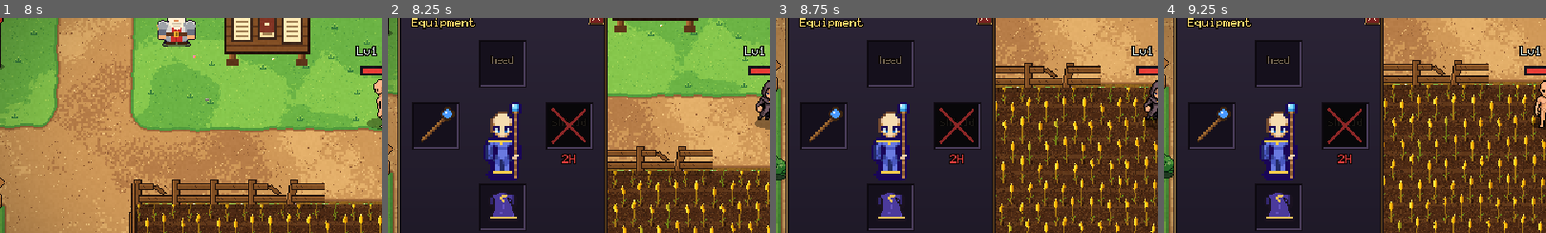
Above: before the commit, frames 1-4 (left to right).
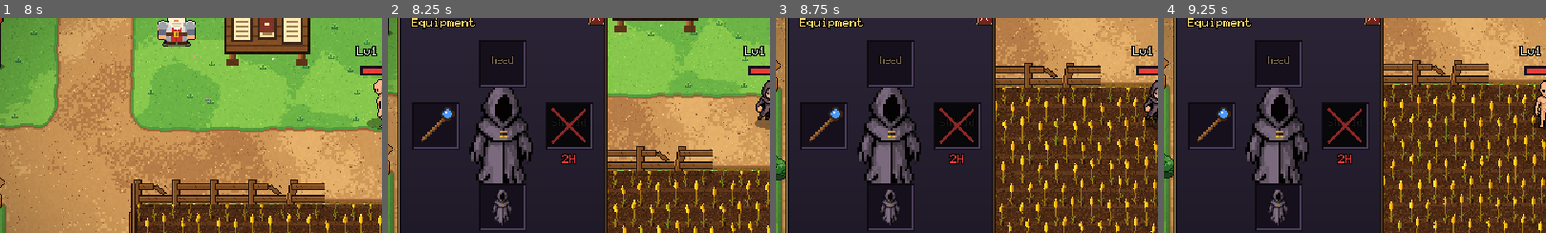
Above: after the commit, the same moments.

Repository: ivymiketwo/Dorkfall
Game: Godot game, scene res://scenes/main.tscn
Same seed, same stepped clock (60 frames per second), same inputs: the game is played once before the commit and once after it.
Inputs (mouse positions are % of the whole screen's width and height, from its top left):
- Up to frame 1 (8 s): tap Enter at 0.5, 6.6 s; drag from (89, 94) to (60, 28) at 0.52 s; drag from (92, 65) to (45, 70) at 1.27 s; move the mouse to (97, 45) at 2.02 s; hold D (move_right) 2.03-2.75 s; hold H (home_teleport) 2.03-2.75 s; click (97, 45) at 2.17 s; tap P (paperdoll) at 2.3, 5.3 s; drag from (45, 70) to (20, 35) at 2.77 s; move the mouse to (80, 65) at 3.52 s; hold A (move_left) 3.53-4.25 s; hold P (paperdoll) 3.53-4.25 s; tap Space (jump) at 3.77, 4.07, 6.77, 7.07 s; drag from (20, 35) to (35, 25) at 4.27 s; move the mouse to (55, 50) at 5.02 s; hold S (move_down) 5.03-5.75 s; hold Shift (sprint) 5.03-5.75 s; click (55, 50) at 5.17 s; drag from (35, 25) to (30, 55) at 5.77 s; move the mouse to (72, 45) at 6.52 s; hold W (move_up) 6.53-7.25 s; hold P (paperdoll) 6.53-7.25 s; drag from (30, 55) to (12, 6) at 7.27 s
- Up to frame 2 (8.25 s): move the mouse to (60, 28) at 8.02 s; hold S (move_down) from 8.03 s (still down); hold P (paperdoll) from 8.03 s (still down); tap V at 8.1 s
- Up to frame 3 (8.75 s): keep holding S (move_down); keep holding P (paperdoll)
- Up to frame 4 (9.25 s): release S (move_down) at 8.75 s; release P (paperdoll) at 8.75 s; drag from (15, 60) to (20, 35) at 8.77 s
The pictures show only the part of the screen within x 0-50%, y 25-75%; the shares and areas given below are measured in that part.

Frame 1 is identical in both runs. In frame 2, 5.9% of the frame differs, in the area x 21-38%, y 32-97%; in frame 3, 5.9%; in frame 4, 5.9%.

Commit message:
New robe art: inventory/shop/hotbar icons, small icon, paperdoll picture; paperdoll uses new body
Co-Authored-By: Claude Sonnet 5.5 <noreply@anthropic.com>
Claude-Session: https://claude.ai/code/session_01UyEsHhhwY5pbE3D4yW6PxM

Diff:
--- a/items/wizard_robe.tres
+++ b/items/wizard_robe.tres
@@ -1,7 +1,9 @@
-[gd_resource type="Resource" script_class="Item" load_steps=3 format=3]
+[gd_resource type="Resource" script_class="Item" load_steps=4 format=3]
 
 [ext_resource type="Script" path="res://scripts/item.gd" id="1_item"]
 [ext_resource type="Texture2D" path="res://art/worn_wizard_robe.png" id="2_worn"]
+
+[ext_resource type="Texture2D" path="res://art/robe_paperdoll.png" id="3_doll"]
 
 [resource]
 script = ExtResource("1_item")
@@ -16,3 +18,5 @@
 equip_slot = "chest"
 two_handed = false
 worn_texture = ExtResource("2_worn")
+
+paperdoll_texture = ExtResource("3_doll")
--- a/scripts/item.gd
+++ b/scripts/item.gd
@@ -12,6 +12,8 @@
 @export var max_stack := 2147483647
 ## Frame in art/items.png used for the icon.
 @export var icon_frame := 0
+## Optional 48x48 front-facing picture of this item worn, shown on the paperdoll (replaces the body).
+@export var paperdoll_texture: Texture2D
 ## Shop price in coins.
 @export var value := 1
 ## If set, "Drop" puts this scene in the world (a follower pet) instead of an item on the ground.
--- a/scripts/paperdoll_ui.gd
+++ b/scripts/paperdoll_ui.gd
@@ -6,7 +6,7 @@
 
 const SLOT := 20
 const ICONS := preload("res://art/items.png")     # 32px icons, drawn 16x16 units
-const BASE := preload("res://art/player.png")
+const BASE := preload("res://art/player_new.png")   # idle, facing down = first frame
 const PANEL_BG := Color("3b3226")
 const PANEL_BORDER := Color("1a140e")
 const PANEL_LIGHT := Color("5c4d3a")
@@ -92,12 +92,16 @@
 	HiFont.draw(self, Vector2(6, 5), "Equipment", UiStyle.GOLD, px)
 
 	# the paperdoll itself: base body + worn layers, facing the camera
-	var fig := Rect2(Vector2(32, 38), Vector2(24, 40))
-	draw_texture_rect_region(BASE, fig, Rect2(96, 0, 24, 40))
+	var fig := Rect2(Vector2(20, 32), Vector2(48, 48))
+	var worn: Texture2D = null
 	for slot: String in Equipment.LAYER_ORDER:
 		var it := equipment.get_item(slot)
-		if it and it.worn_texture:
-			draw_texture_rect_region(it.worn_texture, fig, Rect2(96, 0, 24, 40))
+		if it and it.paperdoll_texture:
+			worn = it.paperdoll_texture
+	if worn:
+		draw_texture_rect(worn, fig, false)
+	else:
+		draw_texture_rect_region(BASE, fig, Rect2(0, 0, 48, 48))
 
 	for slot: String in SLOT_POS:
 		var p: Vector2 = SLOT_POS[slot]
Binary file changed: art/items.png
Binary file changed: art/items_small.png
Binary file added: art/robe_paperdoll.png
Not shown, added: art/robe_paperdoll.png.import
